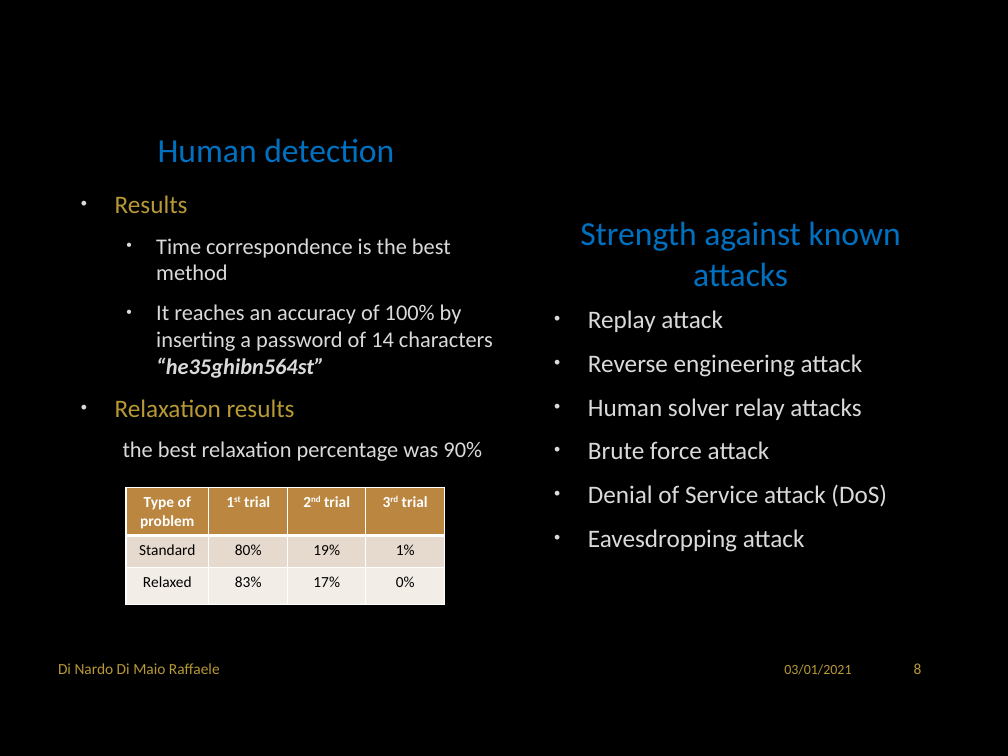
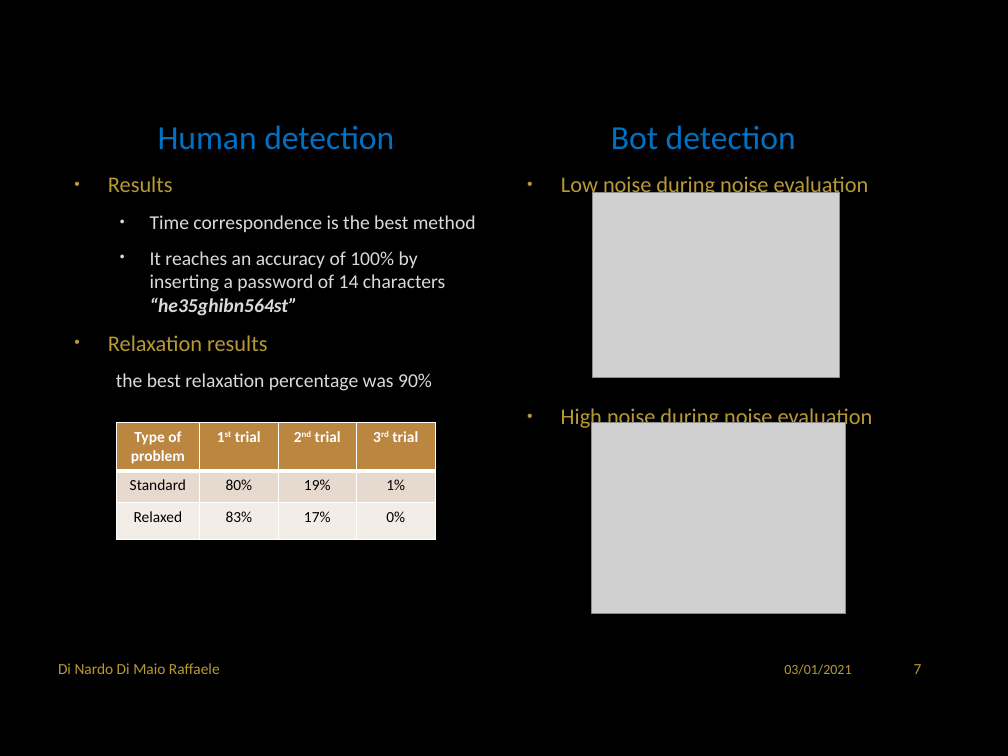
Before and after one commit to RaffaDNDM/AcCAPPCHA, a slide deck: slide 8 of Thesis/AcCAPPCHA.pptx (slide 9 before the commit). Drawn at 1008x756 pixels with LibreOffice and Linux fonts; fonts in the diff are those of the drawing; grey boxes stand for pictures; background and template pictures are left out. Boxes give left, top, right and bottom in pixels: in the first picture for what was removed or moved away, otherwise in the second. Text is boxed around its words. In the diff, an @@ line names an element or a change of style, - is before the commit and + after.

```diff
--- a/Thesis/AcCAPPCHA.pptx
+++ b/Thesis/AcCAPPCHA.pptx
@@ title "Human detection": place and size @@
-title "Human detection" at [158, 138, 394, 163]
+title "Human detection" at [158, 125, 394, 150]
@@ text added at [611, 125, 796, 150], 24 pt, text #0070C0 @@
+Bot detection
@@ text "Results": place and size @@
-text "Results" at [115, 195, 493, 461]
+text "Results" at [108, 176, 476, 391]
@@ text "Results" at [108, 176, 476, 391]: size 18 to 16 pt in "Results", "Relaxation results"; size 16 to 14 pt in "Time correspondence is the best method", "It reaches an accuracy of 100% by ...", "the best relaxation percentage was 90%"; bullet colour #DADADA to #B79935 @@
@@ text added at [561, 176, 869, 198], 16 pt, text #B79935 @@
+• Low noise during noise evaluation
@@ picture added at [592, 193, 840, 378] @@
@@ text removed at [580, 221, 901, 287] @@
-Strength against known attacks
@@ text removed at [588, 310, 887, 552] @@
-• Replay attack
-• Reverse engineering attack
-• Human solver relay attacks
-• Brute force attack
-• Denial of Service attack (DoS)
-• Eavesdropping attack
@@ text added at [561, 406, 873, 431], 16 pt, text #B79935 @@
+• High noise during noise evaluation
@@ table: place and size @@
-table at [126, 488, 445, 604]
+table at [117, 422, 435, 538]
@@ picture added at [592, 422, 846, 613] @@
@@ page number at [914, 664, 922, 674]: text changed @@
-8
+7
```
Also in this commit, not shown: 3 other slides changed, 1 slide removed.
